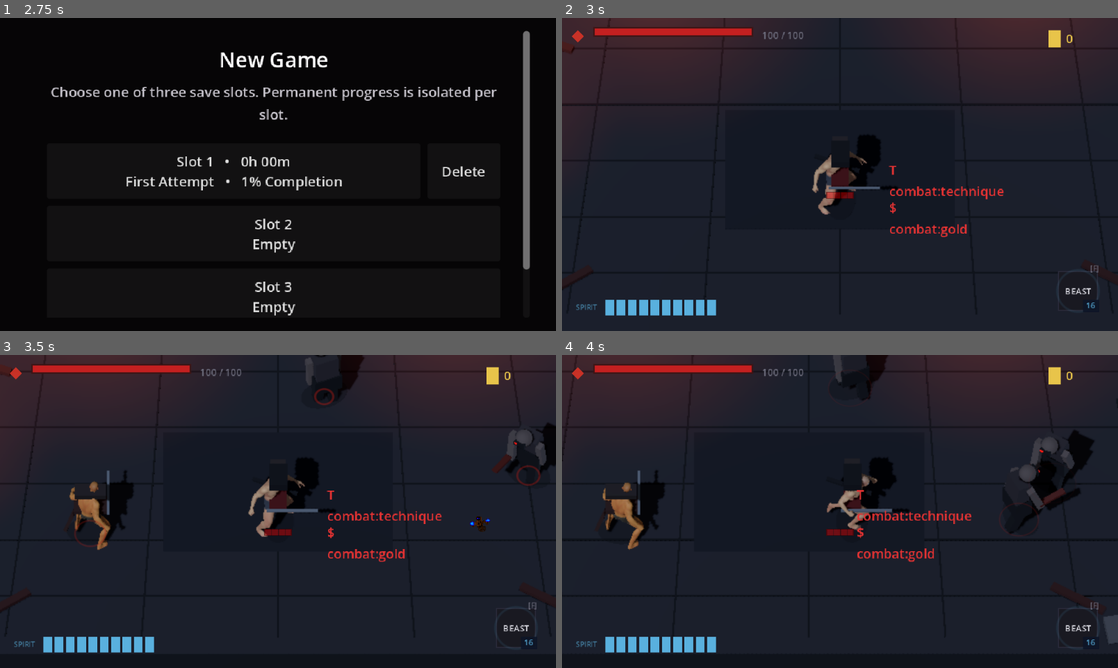
Above: before the commit, frames 1-4 (two rows, left to right).
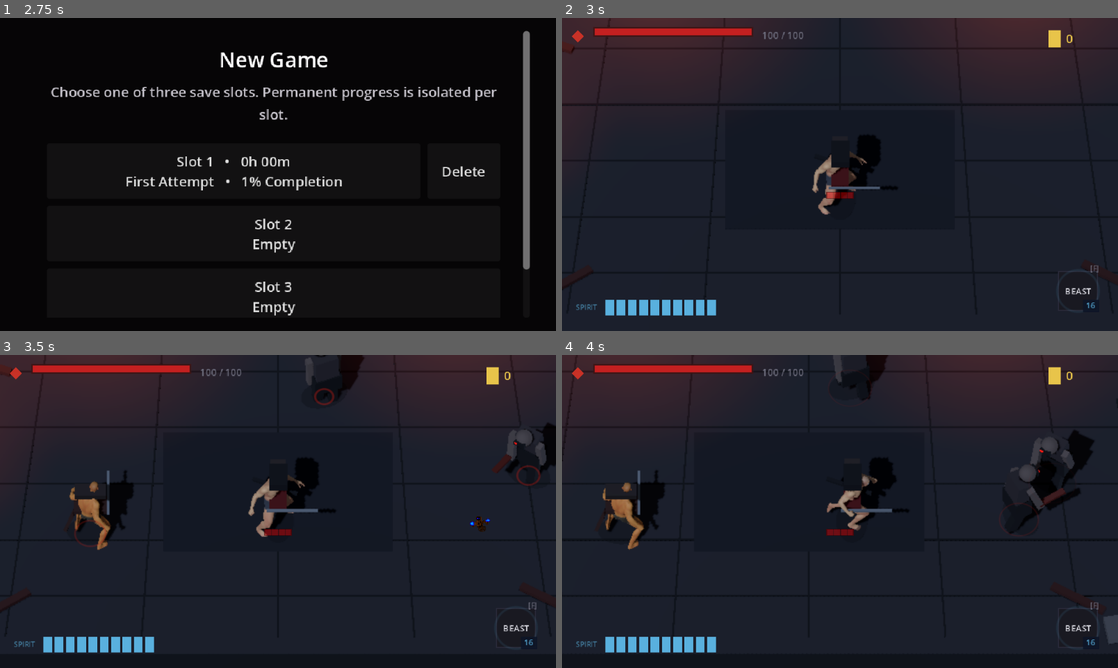
Above: after the commit, the same moments.

Repository: seancl8611/oathbound
Game: Godot game, scene res://TitleScreen/menu.tscn
The game is run twice, just before and just after one commit, with the same random seed, the same clock (stepped at 60 frames per second) and the same inputs. Sound files missing from this copy of the repository are replaced by a short silence.
Inputs (mouse positions are in pixels of both pictures, inside the frame that each line leads up to):
- Up to frame 1 (2.75 s): click "New Game" at 0.5 s; click "Slot 1 • 0h 00m First Attempt…" at 1.25 s; click "Cancel" at 2 s
- Up to frame 2 (3 s): click "Slot 2 Empty" at 2.75 s
- Up to frame 3 (3.5 s): no input
- Up to frame 4 (4 s): tap Enter (ui_accept) at 3.5, 3.77 s; move the mouse to (962, 495) at 3.52 s; press the mouse at (962, 495) at 3.53 s; hold D (right) from 3.53 s (still down)

Frame 1 is identical in both runs. In frame 2, 0.6% of the frame differs, in the area x 58-80%, y 47-70%; in frame 3, 0.6%; in frame 4, 0.6%.

Commit message:
Hide route labels during combat

Diff:
--- a/game/oathbound/Core/Chambers/RouteGate.gd
+++ b/game/oathbound/Core/Chambers/RouteGate.gd
@@ -11,6 +11,7 @@
 @onready var sprite: Sprite2D = get_node_or_null("Sprite2D")
 @onready var area: Area2D = get_node_or_null("Area2D")
 @onready var shape: CollisionShape2D = get_node_or_null("Area2D/CollisionShape2D")
+@onready var label: Label = get_node_or_null("Label")
 
 var _used: bool = false
 var _entry_grace_until_msec: int = 0
@@ -20,6 +21,12 @@
 	_entry_grace_until_msec = Time.get_ticks_msec() + int(round(maxf(0.0, entry_grace_seconds) * 1000.0))
 	if area and not area.body_entered.is_connected(Callable(self, "_on_Area2D_body_entered")):
 		area.body_entered.connect(_on_Area2D_body_entered)
+	if label:
+		# Exit choices are world-space signposts, not combat HUD. Keep them compact and
+		# hide them while a room is locked so route text cannot sit on top of a live fight.
+		label.add_theme_font_size_override("font_size", 10)
+		label.scale = Vector2(0.72, 0.72)
+		label.horizontal_alignment = HORIZONTAL_ALIGNMENT_CENTER
 	_apply_indicator()
 	_apply_collision()
 
@@ -43,12 +50,15 @@
 	# Ensure the Area2D actually monitors when unlocked
 	if area:
 		area.set_deferred("monitorable", not locked)
-		area.set_deferred("monitoring", not locked)
 	# Visual alpha
 	if sprite:
 		var m := sprite.modulate
 		m.a = 0.9 if locked else 0.5
 		sprite.set_deferred("modulate", m)
+	# Route labels are choice affordances. They should appear only after the room has been
+	# cleared/unlocked, never as giant world text in the middle of combat.
+	if label:
+		label.set_deferred("visible", not locked)
 
 func _apply_indicator() -> void:
 	var token := str(gate_type)
